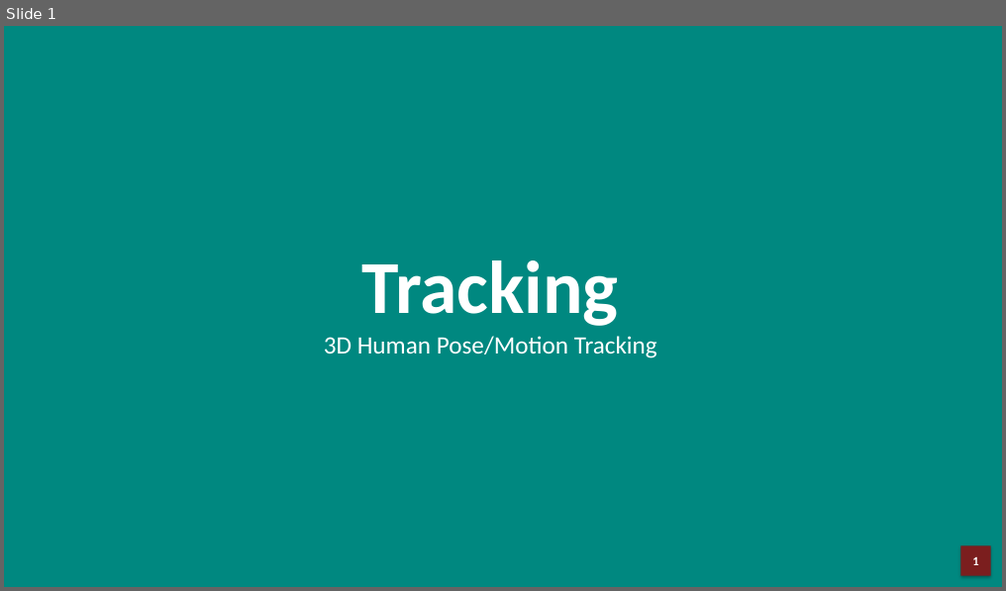
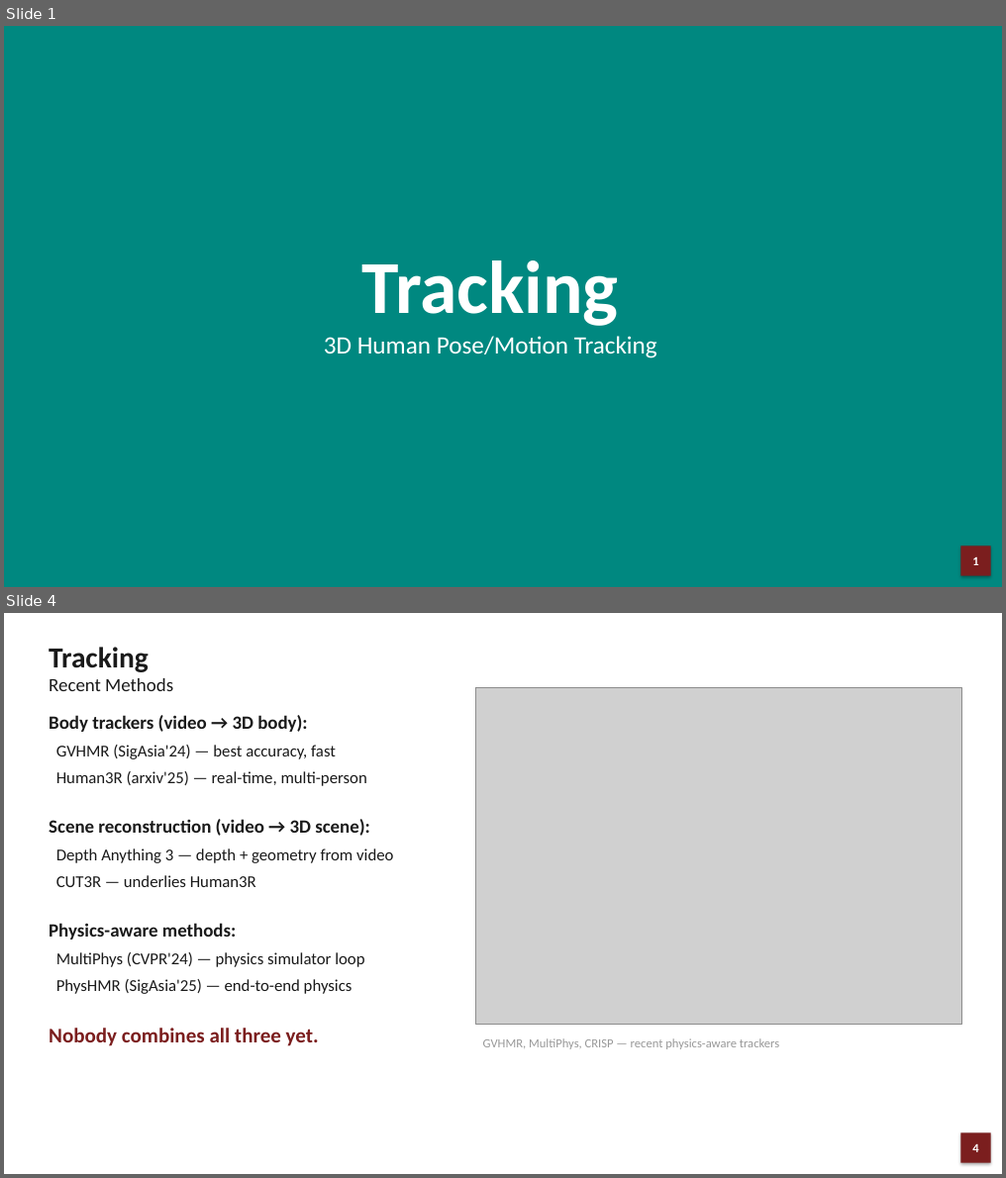
Before and after one commit to JCNTH/Pact3D, a slide deck: Pact3D_Presentation.pptx. Shown one above the other, each under a label of ours: slide 1 before the commit, slides 1 and 4 after it; the slides between them are not shown. The pictures are 1006x591 and 1006x1178 pixels, drawn with LibreOffice and Linux fonts; fonts in the diff are those of the drawing; grey boxes stand for pictures. Boxes give left, top, right and bottom in pixels: in the first picture for what was removed or moved away, otherwise in the second. Text is boxed around its words. In the diff, an @@ line names an element or a change of style, - is before the commit and + after.

```diff
--- a/Pact3D_Presentation.pptx
+++ b/Pact3D_Presentation.pptx
@@ slide 4 added at (4,613,1002,1174), background #FFFFFF @@
@@ text added at (49,647,149,672), 28 pt, text #1A1A1A, bold @@
+Tracking
@@ text added at (49,678,173,691), 18 pt, text #1A1A1A @@
+Recent Methods
@@ picture added at (475,688,962,1025) @@
@@ text added at (49,715,393,1047), 16 pt, text #1A1A1A @@
+Body trackers (video → 3D body):
+GVHMR (SigAsia'24) — best accuracy, fast
+Human3R (arxiv'25) — real-time, multi-person
+Scene reconstruction (video → 3D scene):
+Depth Anything 3 — depth + geometry from video
+CUT3R — underlies Human3R
+Physics-aware methods:
+MultiPhys (CVPR'24) — physics simulator loop
+PhysHMR (SigAsia'25) — end-to-end physics
+Nobody combines all three yet.
@@ text added at (483,1039,779,1050), 12 pt, text #999999 @@
+GVHMR, MultiPhys, CRISP — recent physics-aware trackers
@@ rectangle added at (960,1134,991,1163), fill #7B1E1E, 12 pt, text #FFFFFF, bold @@
+4
```
Also in this commit, not shown: 3 slides changed, 5 other slides added, 13 slides removed, 1 other file.
